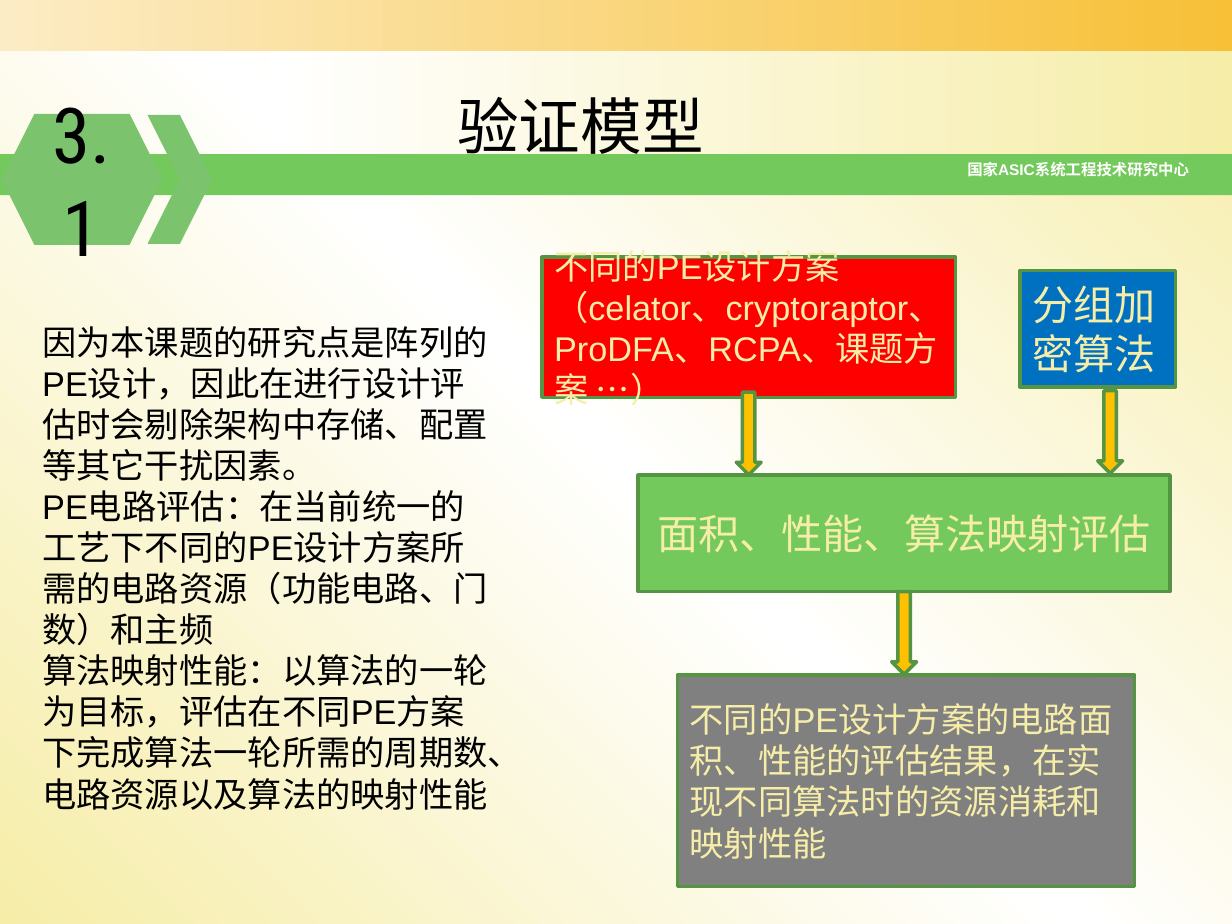
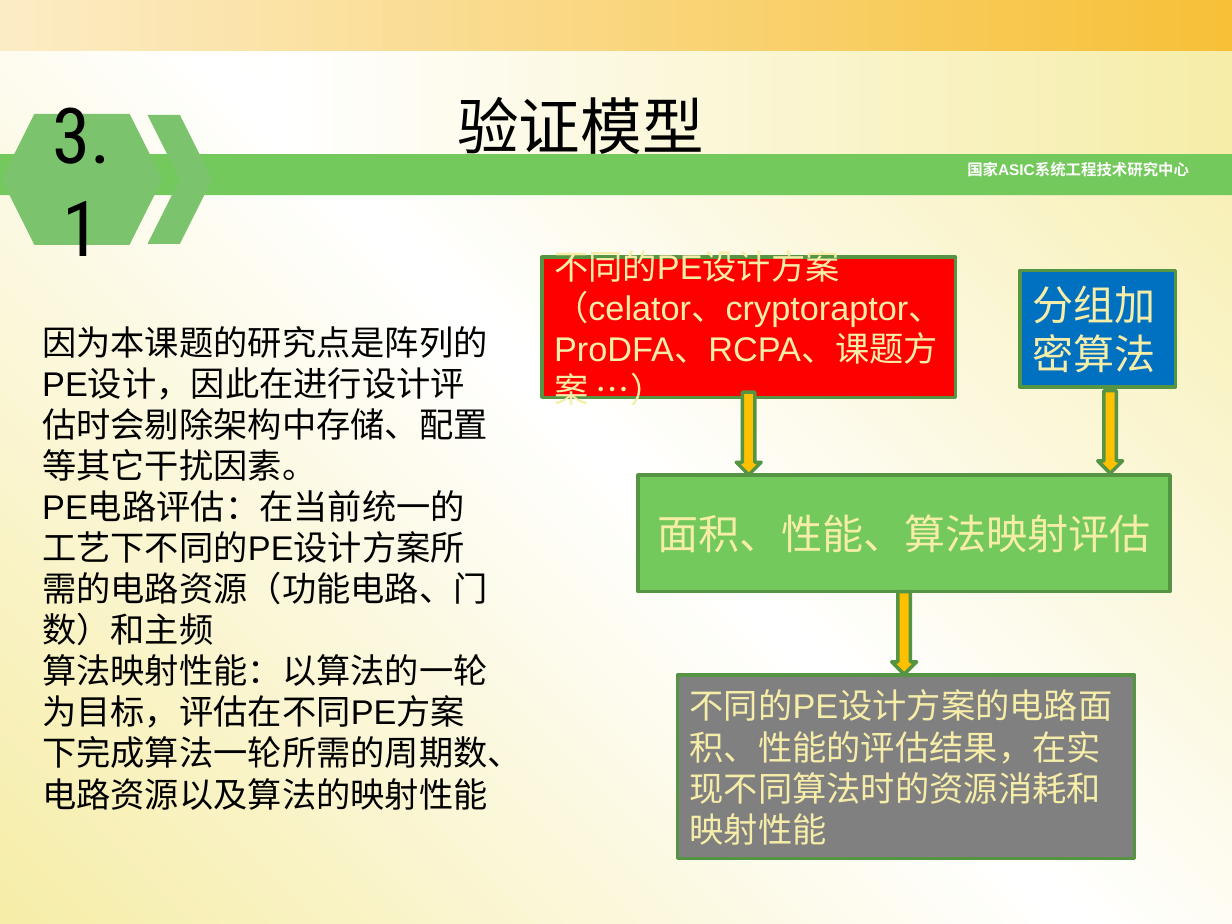
Before and after one commit to zdyzhan/bishe, a slide deck: slide 19 of 开题报告_131199李小泉10_28.pptx. Drawn at 1232x924 pixels with LibreOffice and Linux fonts; fonts in the diff are those of the drawing; background and template pictures are left out. Boxes give left, top, right and bottom in pixels: in the first picture for what was removed or moved away, otherwise in the second. Text is boxed around its words. In the diff, an @@ line names an element or a change of style, - is before the commit and + after.

```diff
--- a/开题报告_131199李小泉10_28.pptx
+++ b/开题报告_131199李小泉10_28.pptx
@@ rectangle "不同的PE设计方案的电路面积、性能的评估结果，在实现不同算法时的资源消耗和映射性能": place and size @@
-rectangle "不同的PE设计方案的电路面积、性能的评估结果，在实现不同算法时的资源消耗和映射性能" at [678,675,1135,887]
+rectangle "不同的PE设计方案的电路面积、性能的评估结果，在实现不同算法时的资源消耗和映射性能" at [678,675,1135,859]
```
Also in this commit, not shown: 12 other slides changed, 2 slides added, 13 other files.
